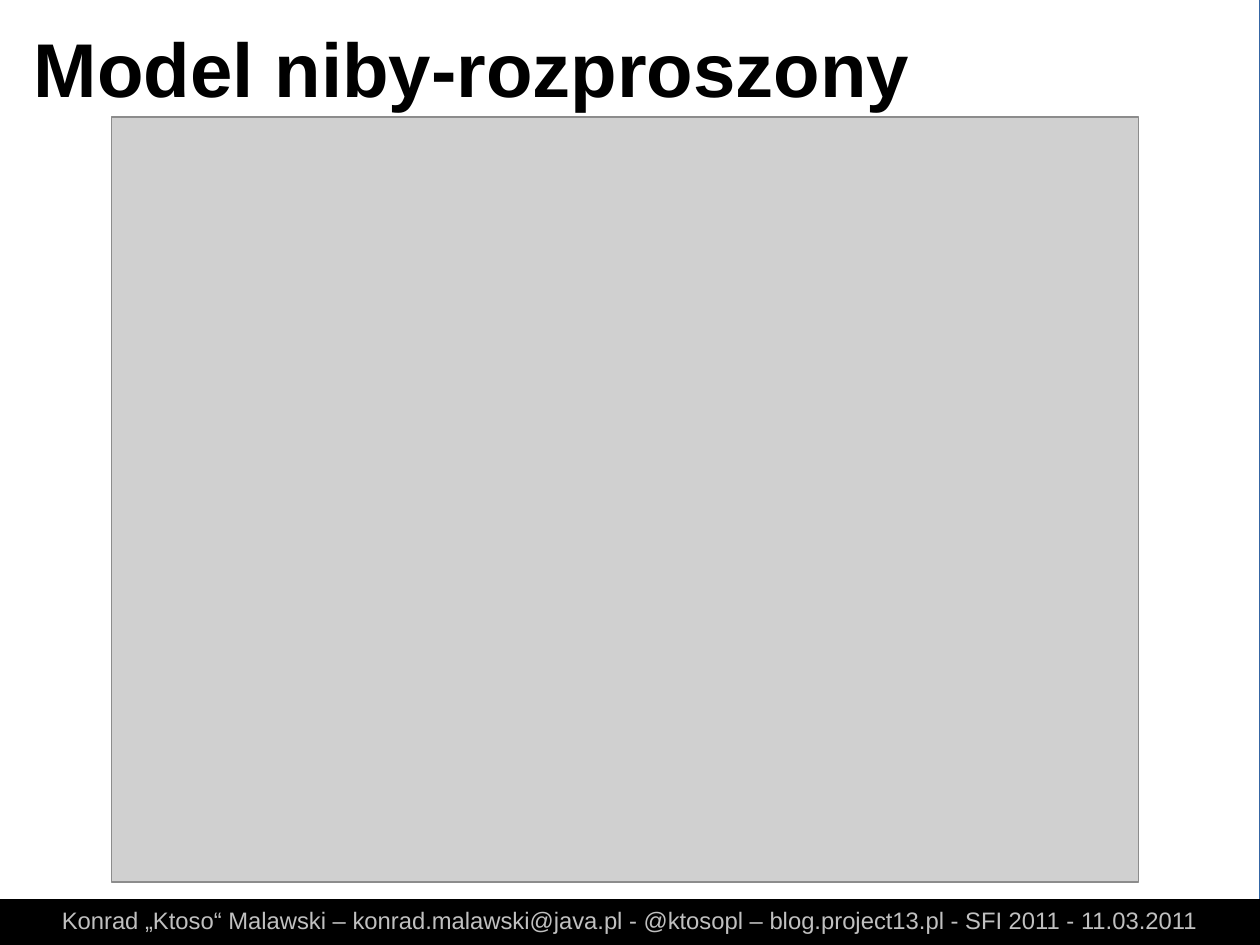
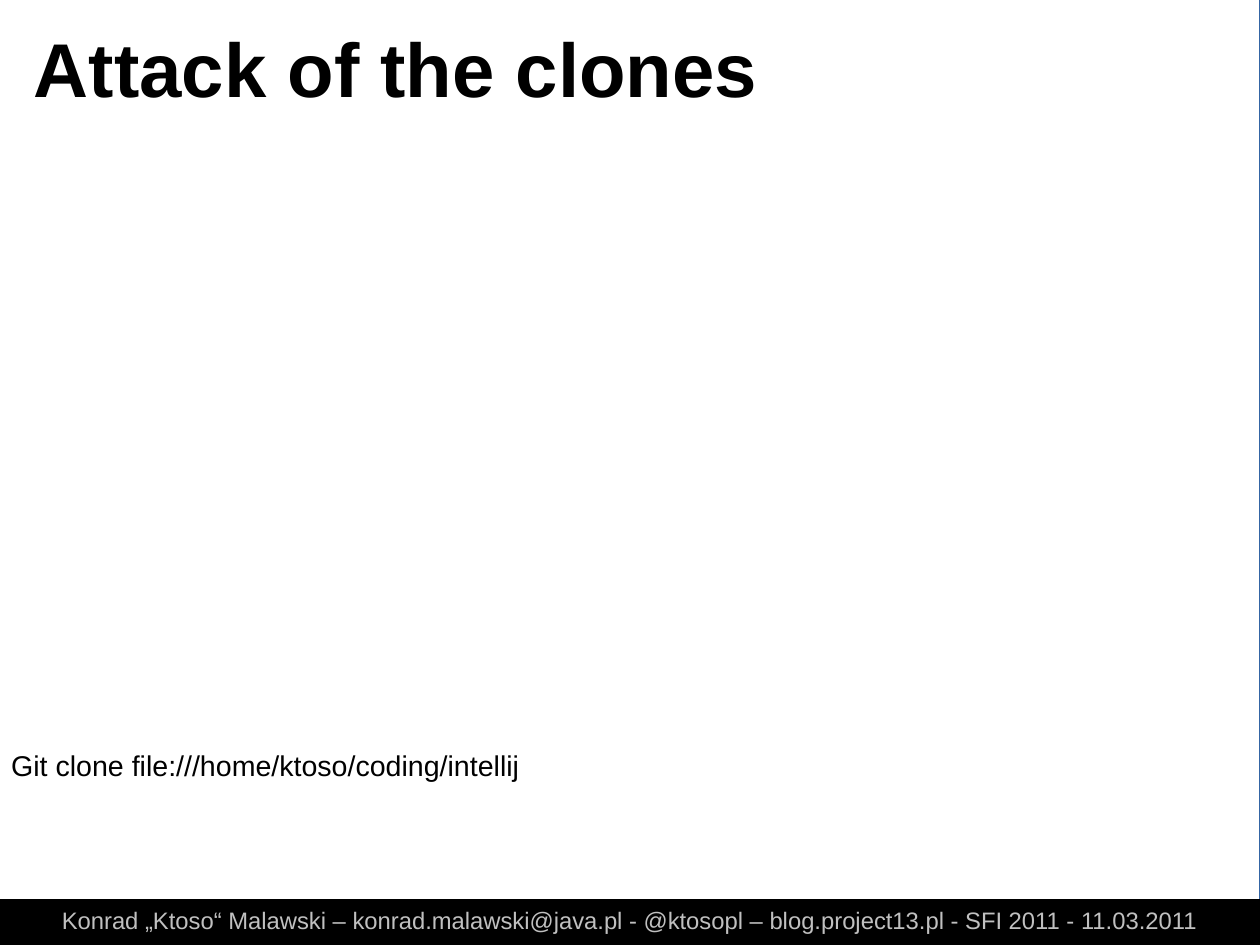
Before and after one commit to ktoso/git-presentation, a slide deck: slide 11 of slides.odp (slide 9 before the commit). Drawn at 1260x945 pixels with LibreOffice and Linux fonts; fonts in the diff are those of the drawing; grey boxes stand for pictures. Boxes give left, top, right and bottom in pixels: in the first picture for what was removed or moved away, otherwise in the second. Text is boxed around its words. In the diff, an @@ line names an element or a change of style, - is before the commit and + after.

Commit message:
more work on SFI presentation

```diff
--- a/slides.odp
+++ b/slides.odp
@@ text at <box>34,41,757,98</box>: text changed @@
-Model niby-rozproszony
+Attack of the clones
@@ picture removed at <box>112,117,1140,882</box> @@
@@ text added at <box>11,755,519,782</box>, 18 pt, text #000000 @@
+Git clone file:///home/ktoso/coding/intellij
```
Also in this commit, not shown: 4 other slides changed, 3 slides added, 22 other files.
